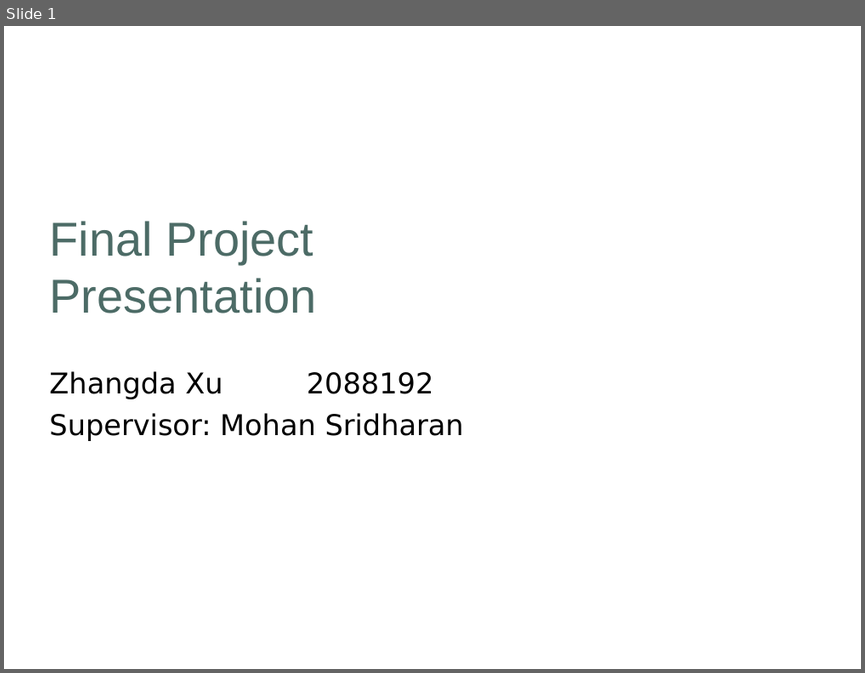
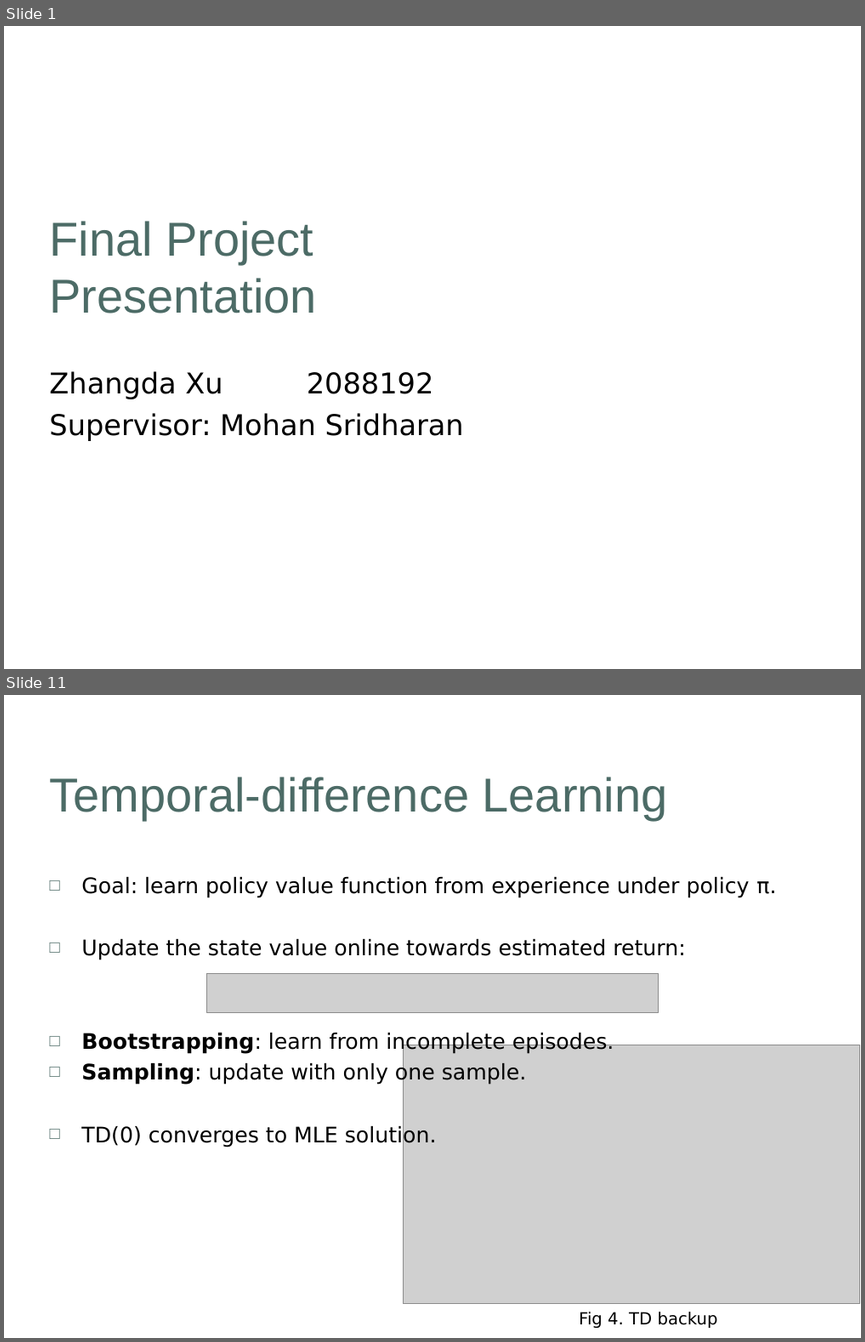
Before and after one commit to khulaifi95/ACS, a slide deck: Project/Presentation/Draft_Presentation.ppt. Shown one above the other, each under a label of ours: slide 1 before the commit, slides 1 and 11 after it; the slides between them are not shown. The pictures are 865x673 and 865x1342 pixels, drawn with LibreOffice and Linux fonts; fonts in the diff are those of the drawing; grey boxes stand for pictures; background and template pictures are left out. Boxes give left, top, right and bottom in pixels: in the first picture for what was removed or moved away, otherwise in the second. Text is boxed around its words. In the diff, an @@ line names an element or a change of style, - is before the commit and + after.

```diff
--- a/Project/Presentation/Draft_Presentation.ppt
+++ b/Project/Presentation/Draft_Presentation.ppt
@@ slide 11 added at (4, 695, 861, 1338), background picture (left out) @@
@@ title added at (50, 777, 668, 820), 40 pt, text #4C6B66 @@
+Temporal-difference Learning
@@ text added at (81, 877, 776, 1147), 18 pt, text #000000 @@
+□ Goal: learn policy value function from experience under policy π.
+□ Update the state value online towards estimated return:
+□ Bootstrapping: learn from incomplete episodes.
+□ Sampling: update with only one sample.
+□ TD(0) converges to MLE solution.
@@ picture added at (206, 974, 658, 1012) @@
@@ picture added at (404, 1045, 860, 1304) @@
@@ text added at (579, 1311, 718, 1327), 14 pt, text #000000 @@
+Fig 4. TD backup
```
Also in this commit, not shown: 5 slides changed, 23 other slides added, 15 slides removed, 6 other files.
